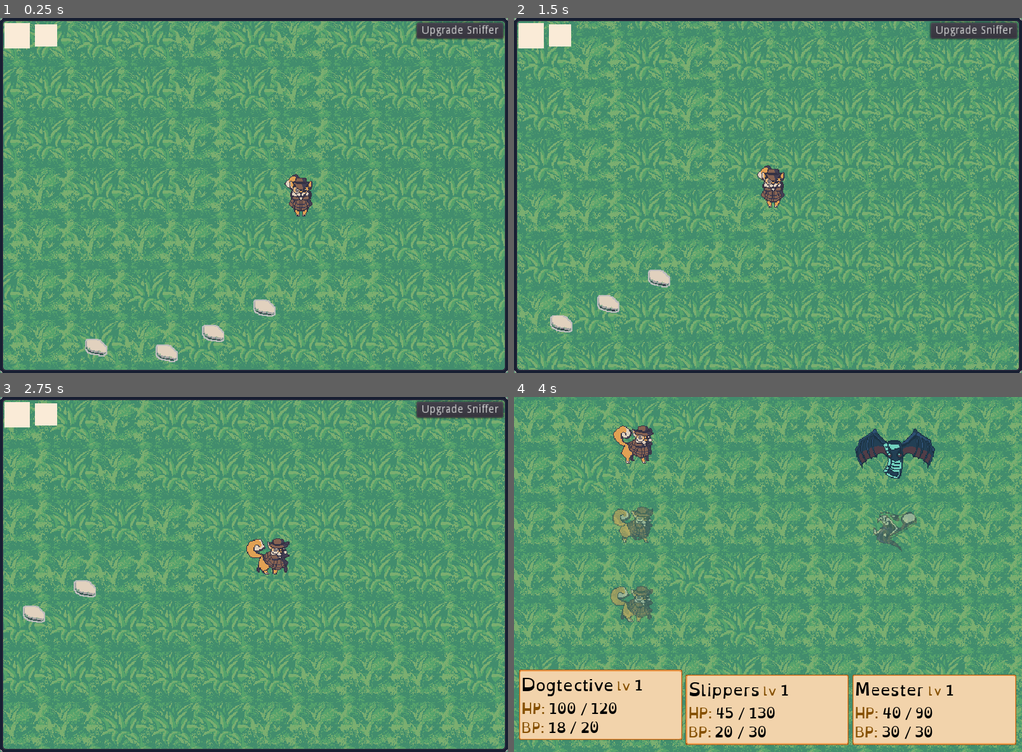
Above: before the commit, frames 1-4 (two rows, left to right).
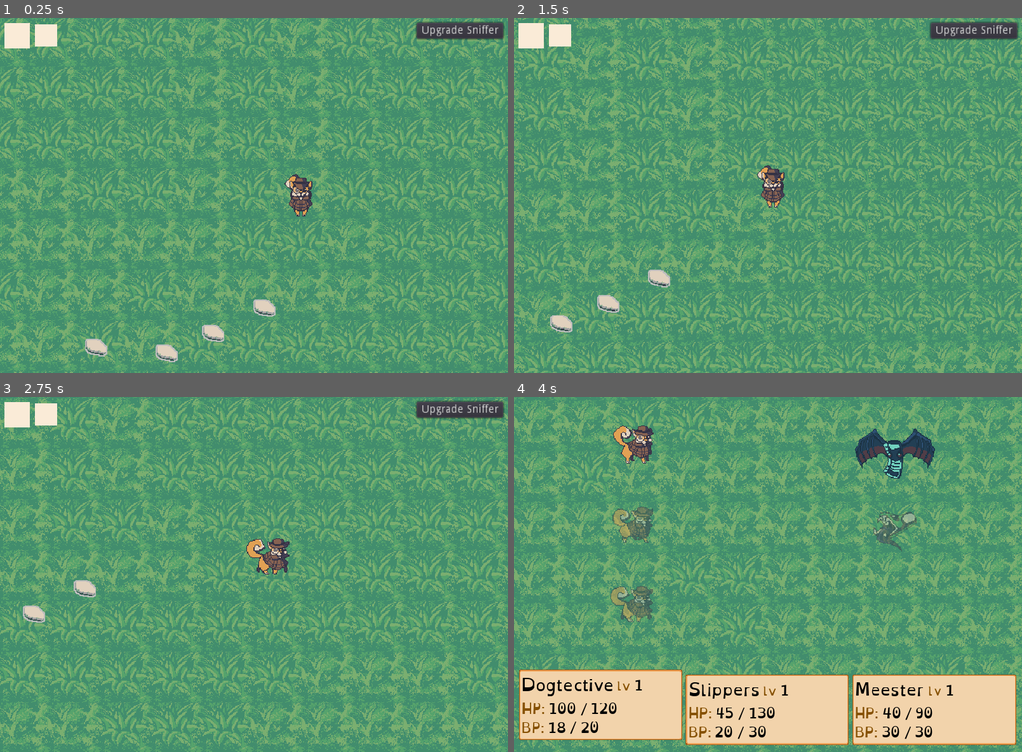
Above: after the commit, the same moments.

Repository: WolfgangSenff/GWJ2YrAnniversary
Game: Godot game, scene res://Maps/OutsideLevel.tscn
The game is run twice, just before and just after one commit, with the same random seed, the same clock (stepped at 60 frames per second) and the same inputs. Sound files missing from this copy of the repository are replaced by a short silence.
Inputs:
- Up to frame 1 (0.25 s): no input
- Up to frame 2 (1.5 s): tap Enter (ui_accept) at 0.5, 0.77 s; hold Right (ui_right) 0.53-1.28 s; hold Down (ui_down) from 1.28 s (still down)
- Up to frame 3 (2.75 s): tap Enter (ui_accept) at 1.52 s; release Down (ui_down) at 2.03 s; hold Right (ui_right) from 2.03 s (still down)
- Up to frame 4 (4 s): release Right (ui_right) at 2.78 s; hold Up (ui_up) 2.78-3.53 s; tap Enter (ui_accept) at 3.02, 3.77 s; hold Left (ui_left) from 3.53 s (still down)

The runs differ from the first frame. In frame 1, 3.0% of the frame differs, in the area x 0-100%, y 0-100%; in frame 2, 3.0%; in frame 3, 3.0%; in frame 4, nothing differs.

Commit message:
No magic attacks when insufficient MP. (#11)
* Fix PlayerStats box not rising back up.

* Update MP when casting a spell. Don't allow you to cast a spell without enough MP.

* Disable spells that require more MP than the player has.

Diff:
--- a/Battle/Battle.gd
+++ b/Battle/Battle.gd
@@ -182,7 +182,7 @@
 
 func _select_magic_attack() -> void:
     fight_menu.visible = false
-    magic_menu.load_magic_skills(current_member.magic_skills)
+    magic_menu.load_magic_skills(current_member.magic_skills, current_member.mp)
 
 func _start_magic_attack(magic_skill : BaseMagicAttack) -> void:
     fight_menu.visible = false
@@ -233,4 +233,6 @@
 
 func _detach_party() -> void:
     for member in Party.members:
+        member.in_battle = false
+        member.active = false
         remove_child(member)
--- a/Battle/UI/MagicMenu.gd
+++ b/Battle/UI/MagicMenu.gd
@@ -15,13 +15,15 @@
         if Input.is_action_just_pressed("ui_cancel"):
             _cancel()
 
-func load_magic_skills(magic_skills : Array) -> void:
+func load_magic_skills(magic_skills : Array, mp_left : int) -> void:
     if magic_skills:
         for child in magic_menu_buttons.get_children():
             magic_menu_buttons.remove_child(child)
             child.queue_free()
         for skill in magic_skills:
             var button = ItemButton.instance()
+            if skill.mp_used > mp_left:
+                button.disabled = true
             button.text = skill._name + ': ' + str(skill.mp_used)
             button.connect("button_down", self, "_on_button_selected", [skill])
             magic_menu_buttons.add_child(button)
--- a/Battle/UI/PlayerStats.gd
+++ b/Battle/UI/PlayerStats.gd
@@ -38,13 +38,11 @@
 
 func _on_active_changed(active : bool) -> void:
     var end_position : Vector2
-    if active and rect_position.y == 0:
+    if active:
         end_position = rect_position
         end_position.y = -12
-    elif not active and rect_position.y < 0:
+    else:
         end_position = rect_position
         end_position.y = 0
-    else:
-        return
     tween.interpolate_property(self, "rect_position", rect_position, end_position, .5, Tween.TRANS_LINEAR, Tween.EASE_IN_OUT)
     tween.start()
--- a/Characters/BaseCharacter.gd
+++ b/Characters/BaseCharacter.gd
@@ -56,9 +56,12 @@
 
 func magic_attack(_attack) -> void:
     var skill : BaseMagicAttack = _attack.magic_skill.duplicate()
-    add_child(skill)
-    mp -= skill.mp_used
-    yield(skill.execute(_attack), "completed")
+    if mp >= skill.mp_used:
+        add_child(skill)
+        self.mp -= skill.mp_used
+        yield(skill.execute(_attack), "completed")
+    else:
+        yield(get_tree(), "idle_frame")
 
 func reset_modulate() -> void:
     modulate.a = 1.0
@@ -83,7 +86,6 @@
             animation_player.stop()
 
 func _set_hp(_hp):
-    print('hit')
     if in_battle:
         var damage_text = DamageText.instance()
         damage_text.damage = hp - _hp
--- a/Characters/Players/BasePlayer.gd
+++ b/Characters/Players/BasePlayer.gd
@@ -155,7 +155,8 @@
 
 func _clear_targets() -> void:
     for target in targets:
-        target.reset_modulate()
+        if target:
+            target.reset_modulate()
 
 func _set_active(value) -> void:
     if active != value:
--- a/Maps/LevelBase.tscn
+++ b/Maps/LevelBase.tscn
@@ -78,6 +78,7 @@
 }
 
 [node name="NinePatchRect" type="NinePatchRect" parent="GUI/Root"]
+visible = false
 anchor_right = 1.0
 anchor_bottom = 1.0
 texture = ExtResource( 1 )
--- a/Maps/OutsideLevel.tscn
+++ b/Maps/OutsideLevel.tscn
@@ -6,6 +6,9 @@
 [ext_resource path="res://Actions/BattleSearcher.tscn" type="PackedScene" id=4]
 [ext_resource path="res://Characters/Monsters/Groups/NewsNewsNews.tres" type="Resource" id=5]
 [ext_resource path="res://Characters/Monsters/Groups/NewspaperSlipper.tres" type="Resource" id=6]
+[ext_resource path="res://Actions/ThoughtBubble.tscn" type="PackedScene" id=7]
+
+[sub_resource type="CircleShape2D" id=2]
 
 [sub_resource type="RectangleShape2D" id=1]
 extents = Vector2( 966, 950 )
@@ -19,6 +22,12 @@
 [node name="Poop" parent="YSort/Objects" index="0" instance=ExtResource( 2 )]
 position = Vector2( -226.288, 85.5262 )
 SniffColor = Color( 0.827451, 0.564706, 0.156863, 1 )
+
+[node name="ThoughtBubble" parent="YSort/Objects/Poop" index="2" instance=ExtResource( 7 )]
+text = "Now that's a poop."
+
+[node name="CollisionShape2D" type="CollisionShape2D" parent="YSort/Objects/Poop/ThoughtBubble" index="0"]
+shape = SubResource( 2 )
 
 [node name="Poop2" parent="YSort/Objects" index="1" instance=ExtResource( 2 )]
 position = Vector2( -199.561, 137.198 )
--- a/UI/ItemButton.tscn
+++ b/UI/ItemButton.tscn
@@ -3,20 +3,24 @@
 [ext_resource path="res://UI/ButtonNormal.tres" type="StyleBox" id=1]
 [ext_resource path="res://UI/ButtonFocus.tres" type="StyleBox" id=2]
 
+[sub_resource type="StyleBoxEmpty" id=1]
+
 [sub_resource type="StyleBoxEmpty" id=2]
-
-[sub_resource type="StyleBoxEmpty" id=3]
 
 [node name="AttackButton" type="Button"]
 margin_right = 44.0
 margin_bottom = 9.0
-custom_styles/hover = SubResource( 2 )
-custom_styles/pressed = SubResource( 3 )
+custom_styles/hover = SubResource( 1 )
+custom_styles/pressed = SubResource( 2 )
 custom_styles/focus = ExtResource( 2 )
 custom_styles/normal = ExtResource( 1 )
+custom_colors/font_color_disabled = Color( 0.466667, 0.4, 0.4, 1 )
 custom_colors/font_color = Color( 0, 0, 0, 1 )
 custom_colors/font_color_hover = Color( 0, 0, 0, 1 )
 custom_colors/font_color_pressed = Color( 0, 0, 0, 1 )
 keep_pressed_outside = true
 text = "Bite"
 flat = true
+__meta__ = {
+"_edit_use_anchors_": false
+}
Not shown: 2 places in Battle/Battle.tscn that only renumber resources
Not shown: 1 places in Maps/OutsideLevel.tscn that only renumber resources
